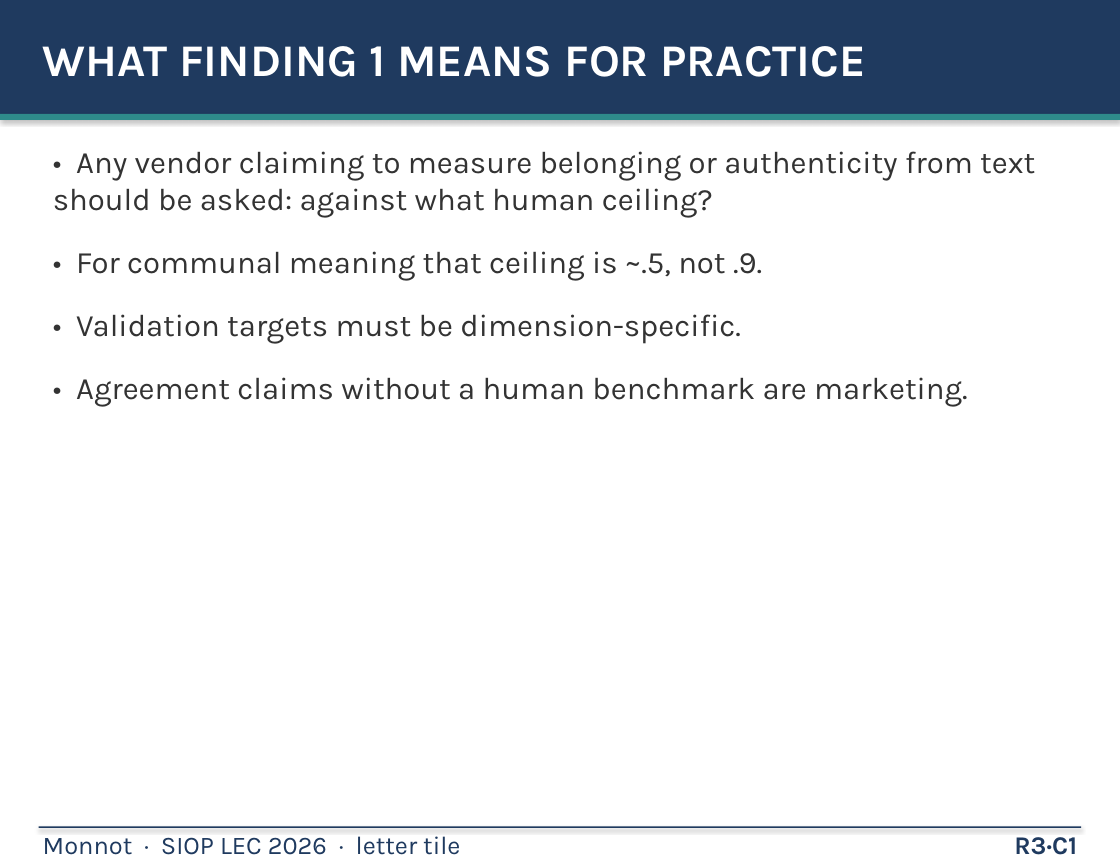
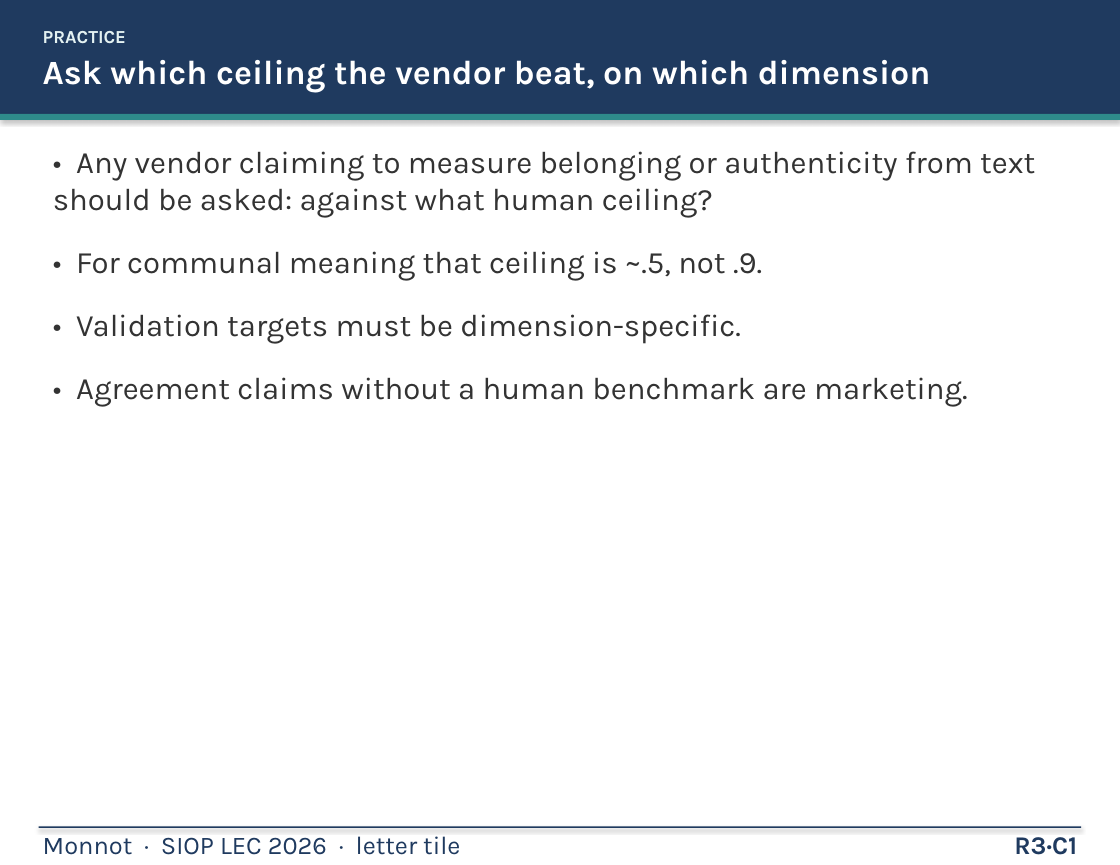
Before and after one commit to mjmonnot/mjmonnot.github.io, a slide deck: slide 9 of lec-2026/assets/Monnot_Poster_v5.pptx. Drawn at 1120x865 pixels with LibreOffice and Linux fonts; fonts in the diff are those of the drawing. Boxes give left, top, right and bottom in pixels: in the first picture for what was removed or moved away, otherwise in the second. Text is boxed around its words. In the diff, an @@ line names an element or a change of style, - is before the commit and + after.

```diff
--- a/lec-2026/assets/Monnot_Poster_v5.pptx
+++ b/lec-2026/assets/Monnot_Poster_v5.pptx
@@ text at <box>43,31,931,92</box>: text changed; size 32 to 24 pt @@
-WHAT FINDING 1 MEANS FOR PRACTICE
+PRACTICE
+Ask which ceiling the vendor beat, on which dimension
```
Also in this commit, not shown: 18 other slides changed, 6 other files.
